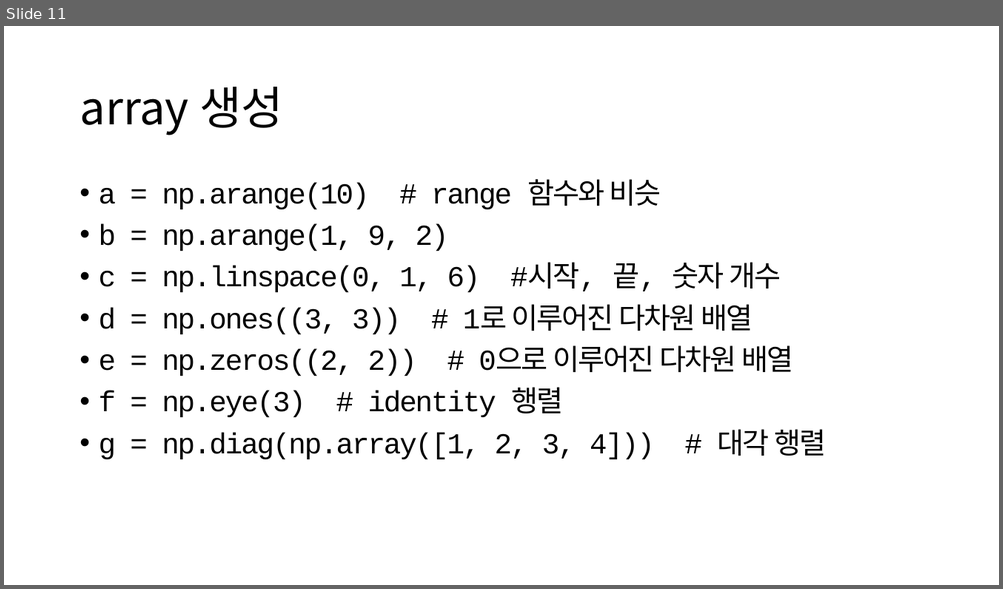
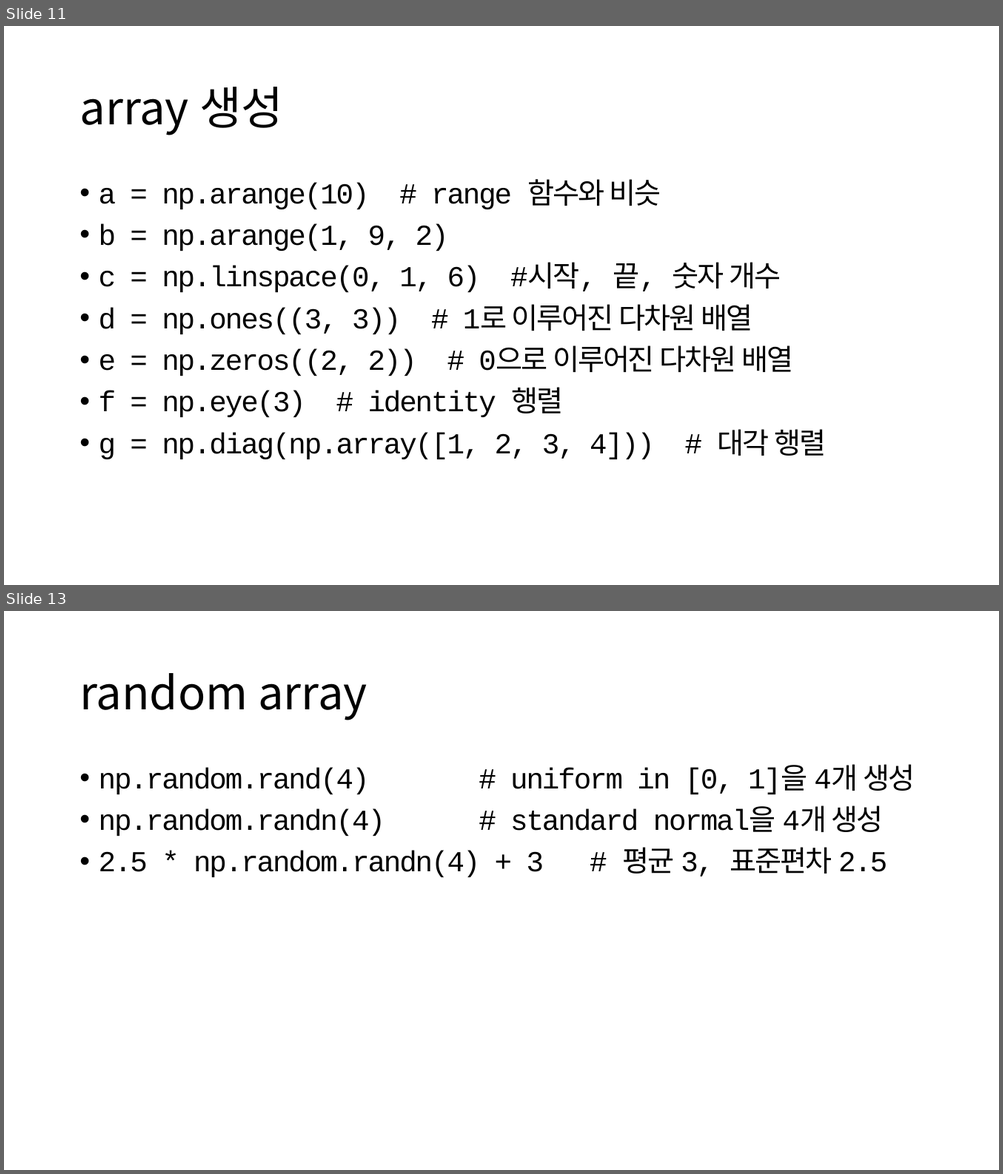
Before and after one commit to ksublee/SPuP, a slide deck: ppt/Python_6_Linear_algebra.pptx. Shown one above the other, each under a label of ours: slide 11 before the commit, slides 11 and 13 after it; the slides between them are not shown. The pictures are 1003x589 and 1003x1174 pixels, drawn with LibreOffice and Linux fonts; fonts in the diff are those of the drawing. Boxes give left, top, right and bottom in pixels: in the first picture for what was removed or moved away, otherwise in the second. Text is boxed around its words. In the diff, an @@ line names an element or a change of style, - is before the commit and + after.

```diff
--- a/ppt/Python_6_Linear_algebra.pptx
+++ b/ppt/Python_6_Linear_algebra.pptx
@@ slide 13 added at [4, 611, 999, 1170], background #FFFFFF @@
@@ title added at [79, 673, 367, 721], 44 pt, text #000000 @@
+random array
@@ text added at [99, 764, 915, 877], 28 pt, text #000000 @@
+• np.random.rand(4) # uniform in [0, 1]을 4개 생성
+• np.random.randn(4) # standard normal을 4개 생성
+• 2.5 * np.random.randn(4) + 3 # 평균 3, 표준편차 2.5
```
Also in this commit, not shown: 2 slides changed, 1 other slide added, 2 other files.
